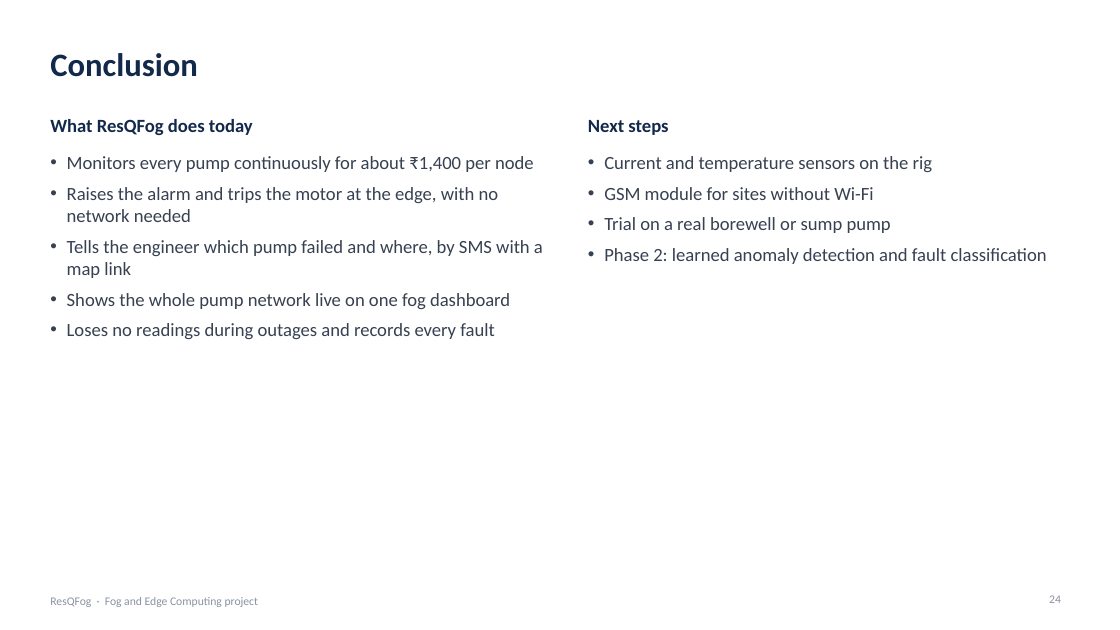
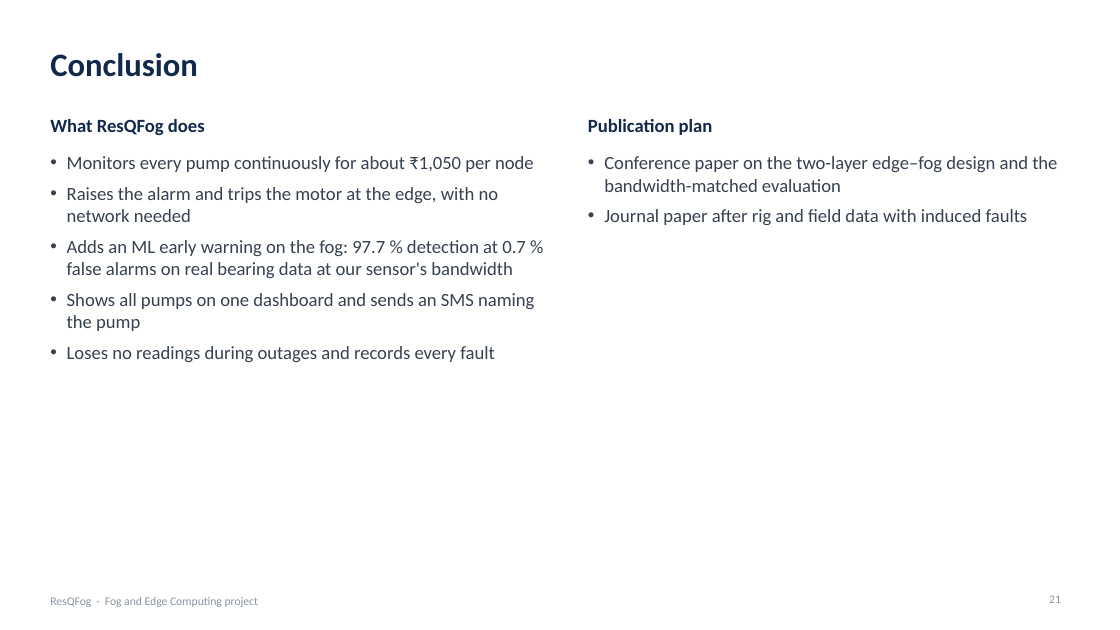
Before and after one commit to Arush-O7/ResQFog, a slide deck: slide 21 of docs/ResQFog_Final_Presentation.pptx (slide 24 before the commit). Drawn at 1120x630 pixels with LibreOffice and Linux fonts; fonts in the diff are those of the drawing. Boxes give left, top, right and bottom in pixels: in the first picture for what was removed or moved away, otherwise in the second. Text is boxed around its words. In the diff, an @@ line names an element or a change of style, - is before the commit and + after.

```diff
--- a/docs/ResQFog_Final_Presentation.pptx
+++ b/docs/ResQFog_Final_Presentation.pptx
@@ text at (x1=50, y1=119, x2=205, y2=135): text changed @@
-What ResQFog does today
+What ResQFog does
@@ text at (x1=588, y1=119, x2=713, y2=135): text changed @@
-Next steps
+Publication plan
@@ text at (x1=67, y1=156, x2=534, y2=172): text changed @@
-• Monitors every pump continuously for about ₹1,400 per node
+• Monitors every pump continuously for about ₹1,050 per node
@@ text at (x1=604, y1=156, x2=1057, y2=225): text changed @@
-• Current and temperature sensors on the rig
-• GSM module for sites without Wi-Fi
-• Trial on a real borewell or sump pump
-• Phase 2: learned anomaly detection and fault classification
+• Conference paper on the two-layer edge–fog design and the bandwidth-matched evaluation
+• Journal paper after rig and field data with induced faults
@@ text at (x1=67, y1=240, x2=534, y2=331): text changed @@
-• Tells the engineer which pump failed and where, by SMS with a map link
-• Shows the whole pump network live on one fog dashboard
+• Adds an ML early warning on the fog: 97.7 % detection at 0.7 % false alarms on real bearing data at our sensor's bandwidth
+• Shows all pumps on one dashboard and sends an SMS naming the pump
@@ page number at (x1=1049, y1=595, x2=1061, y2=603): text changed @@
-24
+21
```
Also in this commit, not shown: 14 other slides changed, 6 slides added, 9 slides removed, 7 other files.
